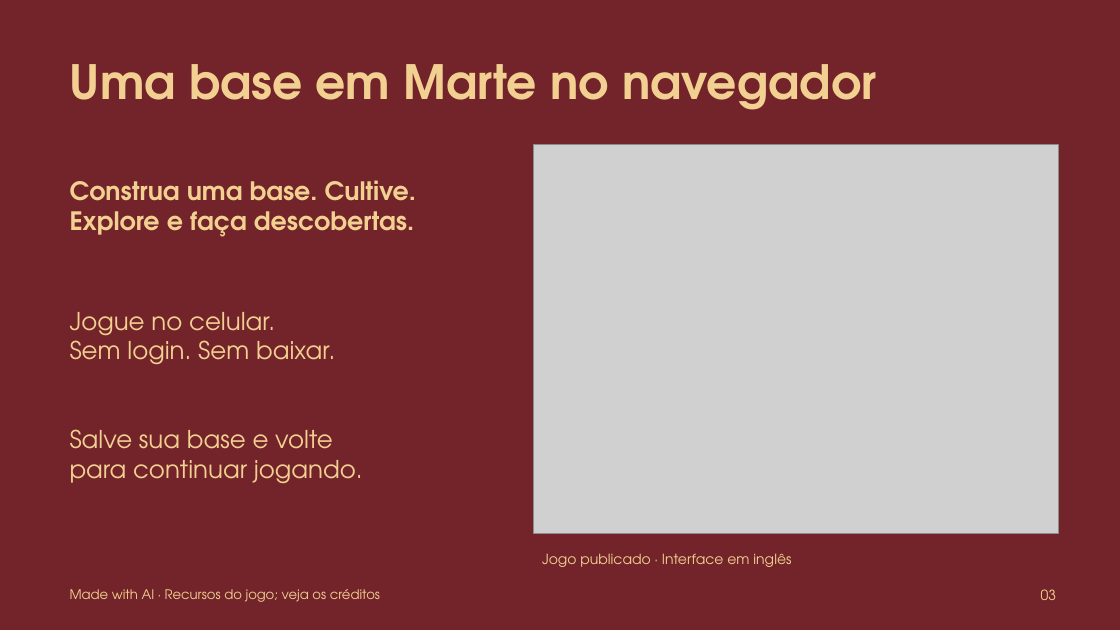
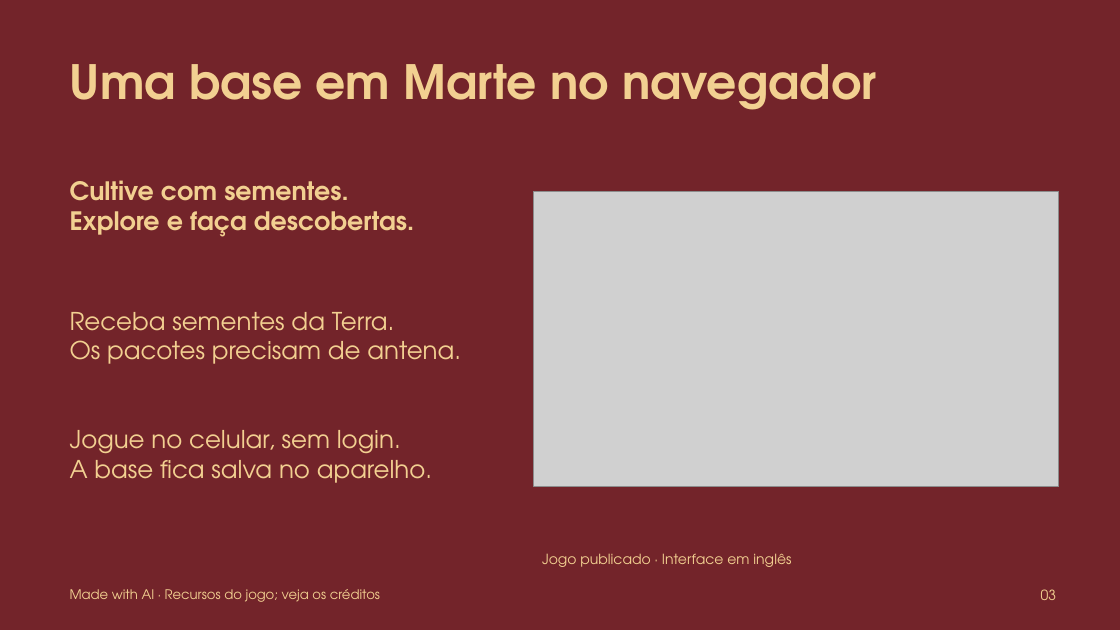
Before and after one commit to Out-Of-Space-Exception/mike-on-mars, a slide deck: slide 3 of conteudo/04-slides/slides.pptx. Drawn at 1120x630 pixels with LibreOffice and Linux fonts; fonts in the diff are those of the drawing; grey boxes stand for pictures. Boxes give left, top, right and bottom in pixels: in the first picture for what was removed or moved away, otherwise in the second. Text is boxed around its words. In the diff, an @@ line names an element or a change of style, - is before the commit and + after.

Commit message:
Align content and support slides with current game rules

```diff
--- a/conteudo/04-slides/slides.pptx
+++ b/conteudo/04-slides/slides.pptx
@@ text at <box>70,180,348,201</box>: text changed @@
-Construa uma base. Cultive.
+Cultive com sementes.
@@ picture: place and size @@
-picture at <box>534,145,1059,534</box>
+picture at <box>534,192,1059,487</box>
@@ text at <box>70,312,461,364</box>: text changed @@
-Jogue no celular.
-Sem login. Sem baixar.
+Receba sementes da Terra.
+Os pacotes precisam de antena.
@@ text at <box>70,430,432,483</box>: text changed @@
-Salve sua base e volte
-para continuar jogando.
+Jogue no celular, sem login.
+A base fica salva no aparelho.
```
Also in this commit, not shown: 1 other slide changed, 17 other files.
